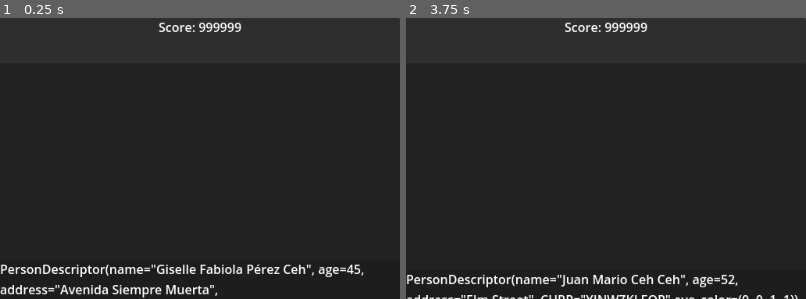
Above: before the commit, frames 1-2 (left to right).
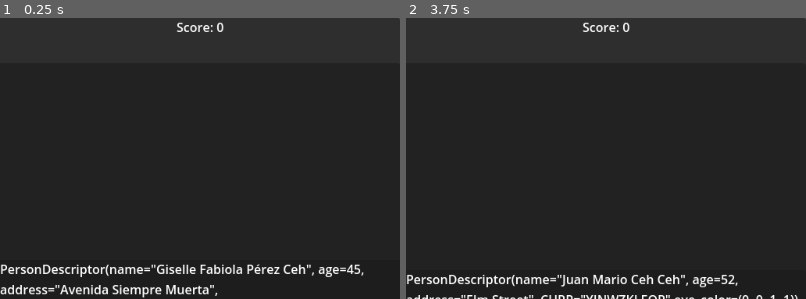
Above: after the commit, the same moments.

Repository: pyramid-seph/dash_dash_dashboard
Game: Godot game, scene res://scenes/Main.tscn
The game is run twice, just before and just after one commit, with the same random seed, the same clock (stepped at 60 frames per second) and the same inputs. The engine's default icon, where the game draws it, is replaced by a stand-in: a white triangle on a blue panel in a dark square.
Inputs:
- Up to frame 1 (0.25 s): no input
- Up to frame 2 (3.75 s): click "ONE" at 0.5 s; click "TWO" at 1.25 s; click "THREE" at 2 s; click "Revisado" at 2.75 s; click "Rechazar" at 3.5 s
The pictures show only the part of the screen within x 50-100%, y 0-50%; the shares and areas given below are measured in that part.

The runs differ from the first frame. In frame 1, 0.5% of the frame differs, in the area x 39-61%, y 1-5%; in frame 2, 0.5%.

Commit message:
Complete combo manager

Diff:
--- a/scenes/ComboManager.gd
+++ b/scenes/ComboManager.gd
@@ -2,13 +2,12 @@
 extends Node
 
 
-signal combo_started
-signal combo_extended(multiplier)
-signal combo_finished
+signal combo_started(multiplier, consecutive_extensions)
+signal combo_extended(multiplier, consecutive_extensions)
+signal combo_broken
 
 
 const MULTIPLIER_MIN: float = 1.0
-
 
 @export var duration_sec: float = 1.0
 @export var max_multiplier: float = 1.0
@@ -20,7 +19,9 @@
 	set(new_value):
 		_multiplier = minf(new_value, max_multiplier)
 
-
+var consecutive_extensions: int:
+	get:
+		return _consecutive_extensions
 var multiplier: float:
 	get:
 		return _multiplier
@@ -31,10 +32,10 @@
 @onready var timer := $ClampedTime as ClampedTime
 
 
-func stop() -> void:
+func break_combo() -> void:
+	if _is_active:
+		combo_broken.emit()
 	_is_active = false
-	_consecutive_extensions = 0
-	_multiplier = MULTIPLIER_MIN
 	timer.stop()
 
 
@@ -43,15 +44,15 @@
 		timer.start(duration_sec)
 		_consecutive_extensions += 1
 		_multiplier += multiplier_delta
-		combo_extended.emit(_multiplier)
+		combo_extended.emit(_multiplier, _consecutive_extensions)
 	else:
-		stop()
 		_is_active = true
+		_multiplier = MULTIPLIER_MIN
+		_consecutive_extensions = 0
 		timer.start(duration_sec)
-		combo_extended.emit(_multiplier)
-		combo_started.emit()
+		combo_started.emit(_multiplier, _consecutive_extensions)
 
 
 func _on_clamped_time_timeout() -> void:
-	combo_finished.emit()
+	combo_broken.emit()
 	_is_active = false
--- a/scenes/GameplayGui.gd
+++ b/scenes/GameplayGui.gd
@@ -11,6 +11,7 @@
 @onready var pause_panel = $PausePanel
 @onready var cheems := %StaminaTimer as Label
 @onready var request_combo_counter := %RequestComboCounter as Label
+@onready var score := %Score as Label
 
 
 var request_challenge: RequestChallenge:
@@ -28,6 +29,10 @@
 			user_data_tab.person_descriptor = value.original_person
 			proof_of_life_tab.person_descriptor = value.proof_of_life_person
 			debug.text = "\n".join([str(value.original_person), "accept?: %s" % str(value.should_be_accepted())])
+
+
+func update_score(points: int) -> void:
+	score.text = "Score: %s" % points
 
 
 func update_request_combo_counter(time_left: float, multiplier: float) -> void:
--- a/scenes/Main.gd
+++ b/scenes/Main.gd
@@ -10,7 +10,9 @@
 @export var stamina_sec: float = 60.0
 @export var stamina_gain_sec: float = 10.0
 @export var stamina_lose_sec: float = 5.0
+@export var base_points_successful_request: int = 100
 
+var _current_score: int = 0
 var _game_state: GameState = GameState.PLAYING
 var _current_request_challenge: RequestChallenge:
 	get:
@@ -26,9 +28,10 @@
 
 
 func _ready() -> void:
+	_current_score = 0
 	_setup_next_request_challenge()
 	stamina_timer.start(stamina_sec)
-	request_combo_mngr.multiplier_delta = 0.5
+	gameplay_gui.update_score(_current_score)
 
 
 func _unhandled_input(event) -> void:
@@ -71,17 +74,33 @@
 		_current_request_challenge = _create_request_challenge()
 
 
+func _on_correct_request_guess() -> void:
+	stamina_timer.add_time(stamina_gain_sec)
+	request_combo_mngr.extend_combo_time()
+	var points: int = int(
+		base_points_successful_request * request_combo_mngr.multiplier
+	)
+	_current_score += points
+	gameplay_gui.update_score(_current_score)
+
+
+func _on_failed_request_guess() -> void:
+	stamina_timer.remove_time(stamina_lose_sec)
+	request_combo_mngr.break_combo()
+
+
 func _on_gameplay_gui_on_request_rejected() -> void:
+	if _game_state != GameState.PLAYING: return
+
 	if _current_request_challenge == null:
 		print("No challenge to check. Creating a new one.")
 		_setup_next_request_challenge()
 		return
 
 	if _current_request_challenge.should_be_accepted():
-		stamina_timer.remove_time(stamina_lose_sec)
+		_on_failed_request_guess()
 	else:
-		stamina_timer.add_time(stamina_gain_sec)
-		request_combo_mngr.extend_combo_time()
+		_on_correct_request_guess()
 	_setup_next_request_challenge()
 
 
@@ -94,10 +113,9 @@
 		return
 
 	if _current_request_challenge.should_be_accepted():
-		stamina_timer.add_time(stamina_gain_sec)
-		request_combo_mngr.extend_combo_time()
+		_on_correct_request_guess()
 	else:
-		stamina_timer.remove_time(stamina_lose_sec)
+		_on_failed_request_guess()
 	_setup_next_request_challenge()
 
 
@@ -106,9 +124,9 @@
 	print("GAME OVER!")
 
 
-func _on_request_combo_manager_combo_started() -> void:
+func _on_request_combo_manager_combo_started(_multiplier, _consecutive_extensions) -> void:
 	gameplay_gui.show_request_combo_counter(true)
 
 
-func _on_request_combo_manager_combo_finished() -> void:
+func _on_request_combo_manager_combo_broken():
 	gameplay_gui.show_request_combo_counter(false)
--- a/scenes/Main.tscn
+++ b/scenes/Main.tscn
@@ -26,7 +26,7 @@
 process_mode = 1
 
 [connection signal="timeout" from="StaminaTimer" to="." method="_on_stamina_timer_timeout"]
-[connection signal="combo_finished" from="RequestComboManager" to="." method="_on_request_combo_manager_combo_finished"]
+[connection signal="combo_broken" from="RequestComboManager" to="." method="_on_request_combo_manager_combo_broken"]
 [connection signal="combo_started" from="RequestComboManager" to="." method="_on_request_combo_manager_combo_started"]
 [connection signal="on_request_accepted" from="GameplayGui" to="." method="_on_gameplay_gui_on_request_accepted"]
 [connection signal="on_request_rejected" from="GameplayGui" to="." method="_on_gameplay_gui_on_request_rejected"]
